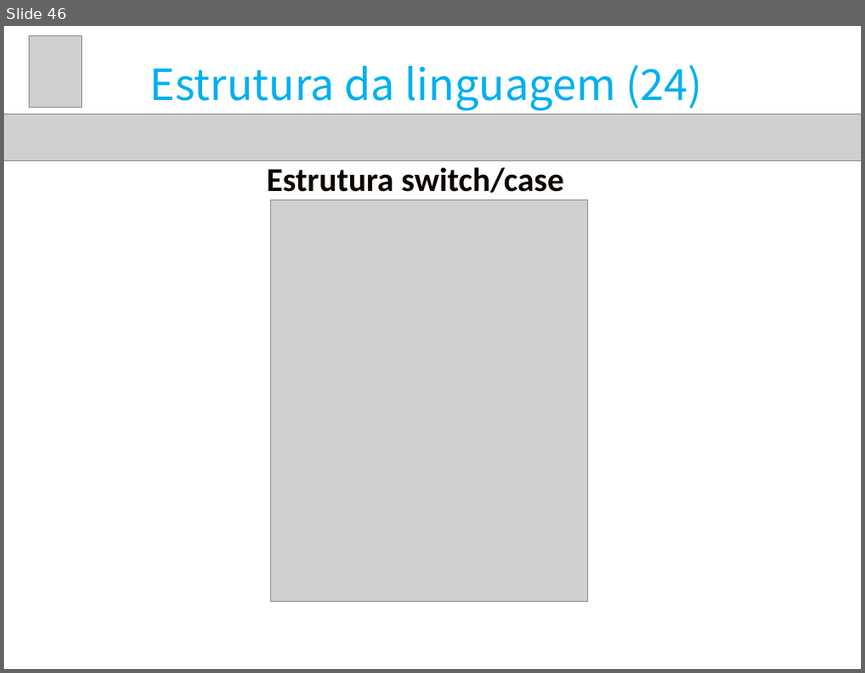
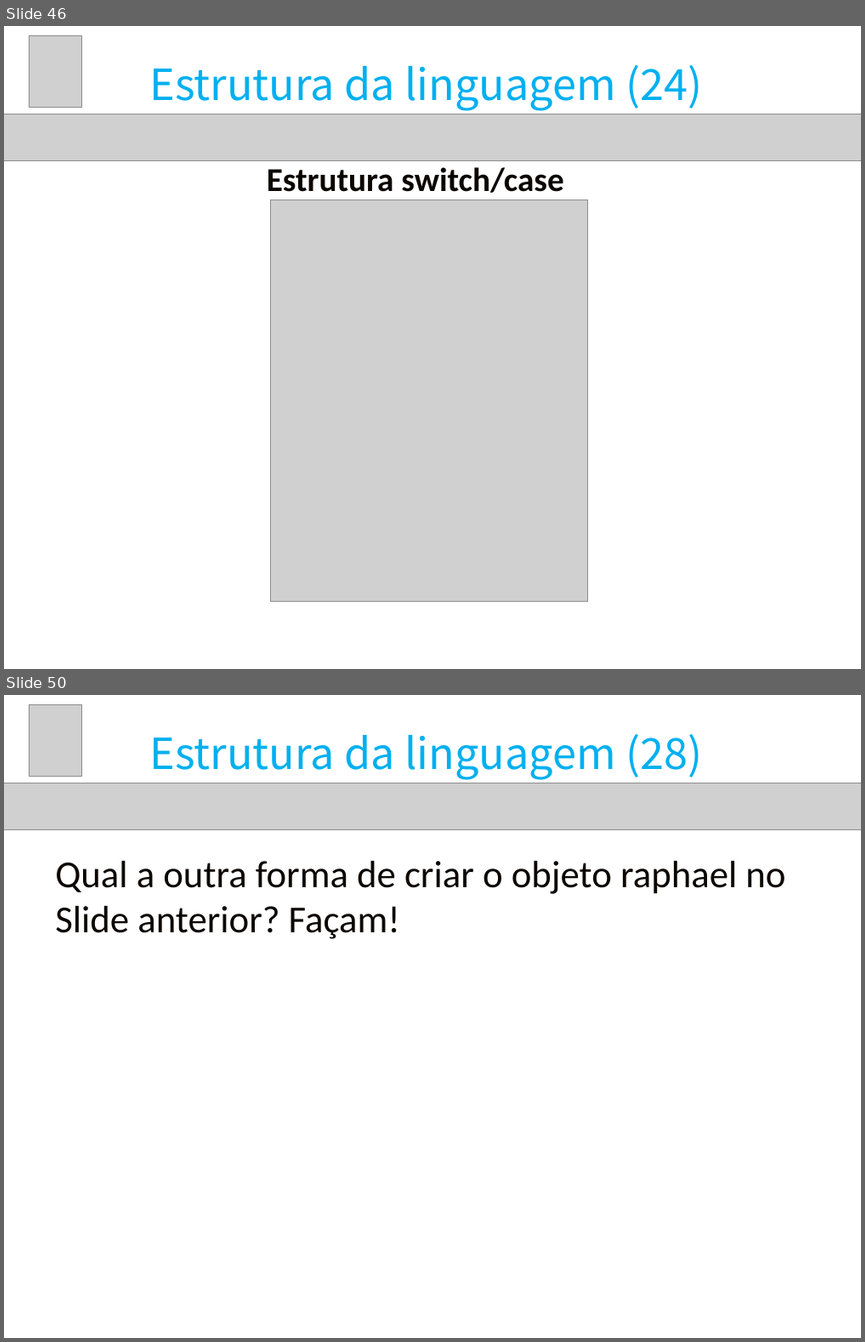
Before and after one commit to raphael-hoed/TADS_TOPICOS_ESPECIAIS_2016, a slide deck: javascript.pptx. Shown one above the other, each under a label of ours: slide 46 before the commit, slides 46 and 50 after it; the slides between them are not shown. The pictures are 865x673 and 865x1342 pixels, drawn with LibreOffice and Linux fonts; fonts in the diff are those of the drawing; grey boxes stand for pictures; background and template pictures are left out. Boxes give left, top, right and bottom in pixels: in the first picture for what was removed or moved away, otherwise in the second. Text is boxed around its words. In the diff, an @@ line names an element or a change of style, - is before the commit and + after.

```diff
--- a/javascript.pptx
+++ b/javascript.pptx
@@ slide 50 added at (4,695,861,1338), background picture (left out) @@
@@ picture added at (29,705,81,777) @@
@@ title added at (150,734,702,780), 36 pt, text #00B0F0 @@
+Estrutura da linguagem (28)
@@ picture added at (4,783,861,829) @@
@@ text added at (55,861,785,939), 32 pt, text #0C0600 @@
+Qual a outra forma de criar o objeto raphael no Slide anterior? Façam!
@@ text added at (640,1299,840,1333), 18 pt, text #FFFFFF @@
+49
```
Also in this commit, not shown: 1 slide changed, 13 other slides added.
